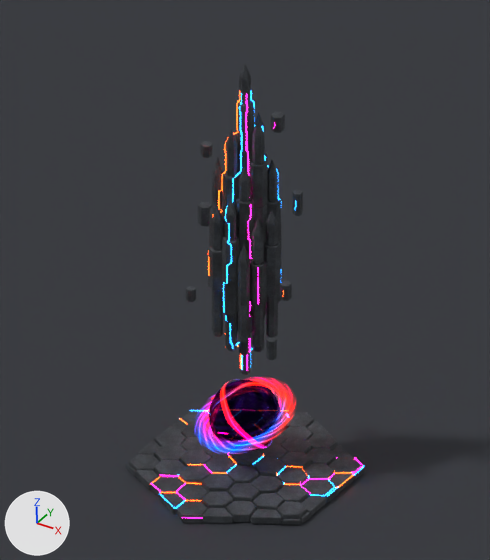
The Blender file apps/game/asset-sources/ethereal/spire/spire.blend, before and after one commit.
Camera for both pictures: the file's camera 'Review camera'. The lights are fixed; the arrows at lower left show +X, +Y and +Z. The first picture is the older version.

The first picture shows 'BASE / Basalt', 'BASE / interleaved neon veins', 'PORTAL / black-purple spherical core', 'Review ground', 'SPIRE / Basalt' and 12 more.
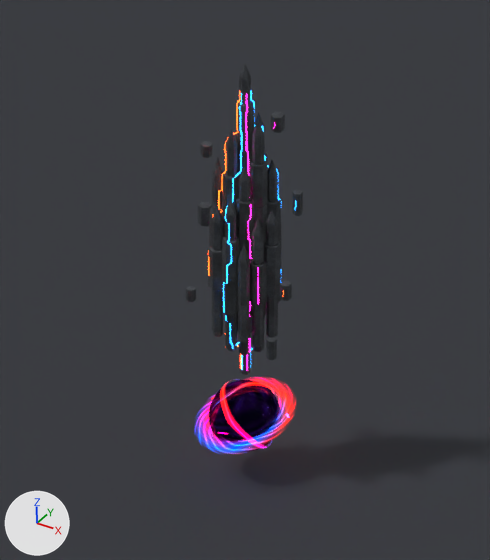
Where the change shows, as pixel boxes [x1, y1, x2, y2] in the pictures (490 x 560 px):
'BASE / Basalt', deleted
    before: [126, 411, 364, 525]
'BASE / interleaved neon veins', deleted
    before: [150, 409, 364, 518]
    faces in mat_veins___orange (orange #ff480d, glowing orange #ff480d): [150, 409, 354, 501]
    faces in mat_veins___blue (blue #1686ff, glowing blue #1686ff): [159, 410, 364, 509]
    faces in mat_veins___pink (pink #ff16aa, glowing pink #ff16aa): [150, 452, 362, 518]

Diff of the bpy script that builds the scene:
```diff
--- a/apps/game/asset-sources/ethereal/spire/spire.blend.py
+++ b/apps/game/asset-sources/ethereal/spire/spire.blend.py
@@ ob_base___basalt @@
-ob_base___basalt = bpy.data.objects.new('BASE / Basalt', me_base_basalt_00)
-ob_base___basalt.parent = ob_base___fixed_full_hex
-ob_base___basalt.location = (0.0, 0.0, 0.0)
@@ ob_base___interleaved_neon_veins @@
-ob_base___interleaved_neon_veins = bpy.data.objects.new('BASE / interleaved neon veins', me_base_vein)
-ob_base___interleaved_neon_veins.parent = ob_base___fixed_full_hex
-ob_base___interleaved_neon_veins.location = (0.0, 0.0, 0.0)
```
